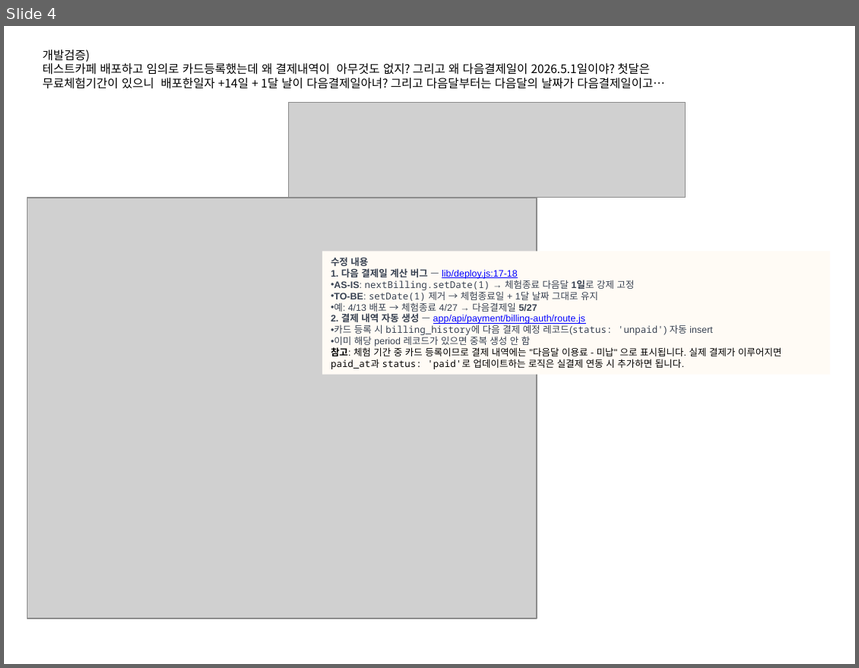
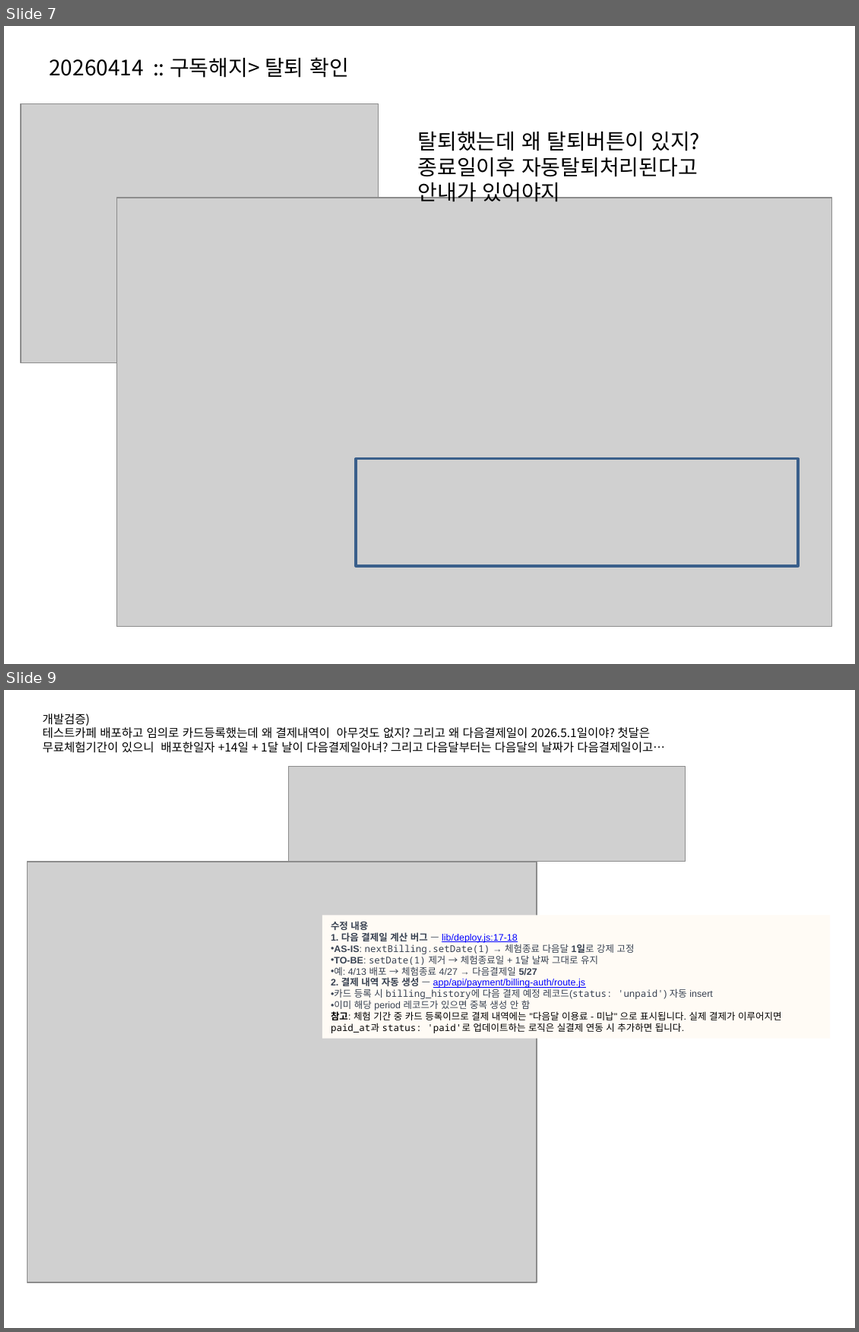
Before and after one commit to oksusoo1/homepageDev, a slide deck: My-plaform.pptx. Shown one above the other, each under a label of ours: slide 4 before the commit, slides 7 and 9 after it; the slides between them are not shown. The pictures are 859x668 and 859x1332 pixels, drawn with LibreOffice and Linux fonts; fonts in the diff are those of the drawing; grey boxes stand for pictures. Boxes give left, top, right and bottom in pixels: in the first picture for what was removed or moved away, otherwise in the second. Text is boxed around its words. In the diff, an @@ line names an element or a change of style, - is before the commit and + after.

```diff
--- a/My-plaform.pptx
+++ b/My-plaform.pptx
@@ slide 7 added at box(4, 26, 855, 664), background #FFFFFF @@
@@ text added at box(49, 57, 349, 78), 18 pt, text #000000 @@
+20260414 :: 구독해지> 탈퇴 확인
@@ picture added at box(21, 104, 379, 363) @@
@@ text added at box(418, 132, 700, 202), 18 pt, text #000000 @@
+탈퇴했는데 왜 탈퇴버튼이 있지? 종료일이후 자동탈퇴처리된다고 안내가 있어야지
@@ picture added at box(117, 198, 832, 627) @@
@@ rectangle added at box(356, 459, 798, 566), outline #3A5F8C 2 pt @@
@@ what was slide 4 is now slide 9 @@
```
Also in this commit, not shown: 1 slide changed, 4 other slides added, 7 other files.
